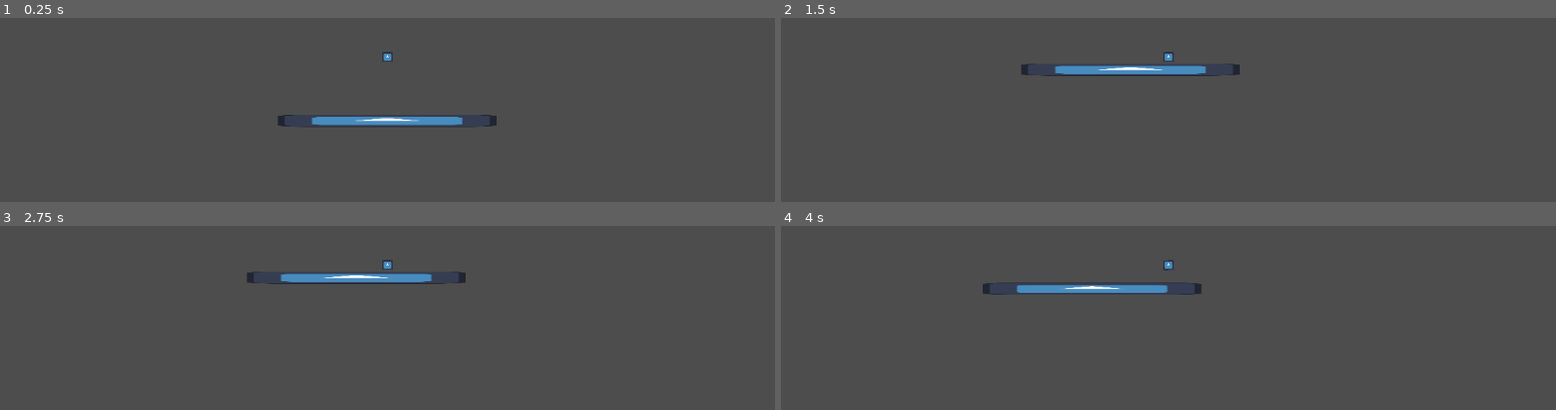
Above: before the commit, frames 1-4 (two rows, left to right).
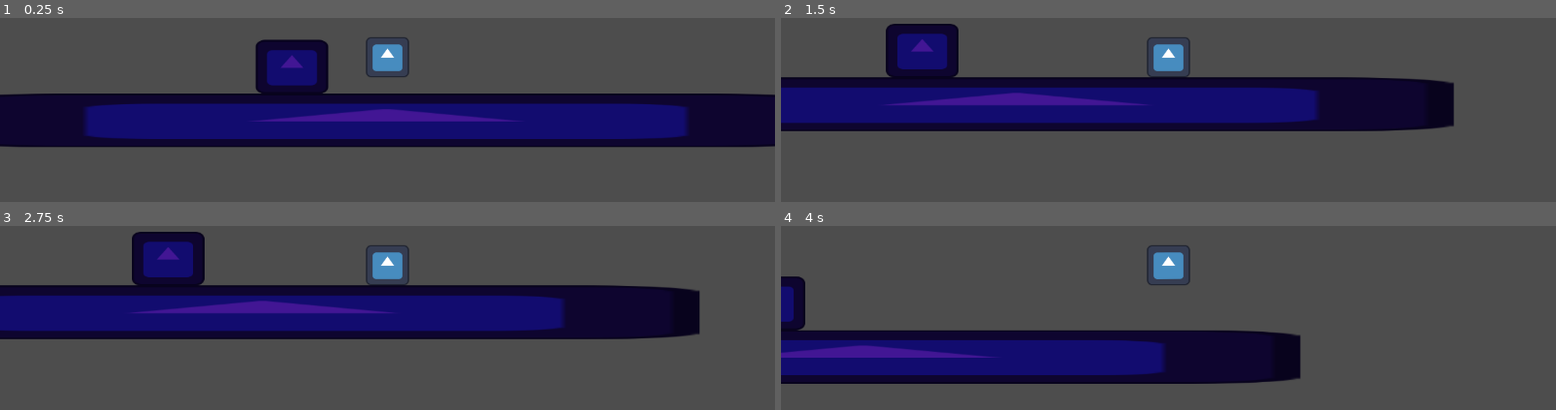
Above: after the commit, the same moments.

Repository: tessapower/ggj-2026
Game: Godot game, scene res://scenes/test_scene.tscn
The game is run twice, just before and just after one commit, with the same random seed, the same clock (stepped at 60 frames per second) and the same inputs. The project has no main scene, so this scene is started directly. The engine's default icon, where the game draws it, is replaced by a stand-in: a white triangle on a blue panel in a dark square.
Inputs:
- Up to frame 1 (0.25 s): no input
- Up to frame 2 (1.5 s): hold D (right) from 0.53 s (still down); tap Space (jump) at 0.77 s
- Up to frame 3 (2.75 s): tap Space (jump) at 1.52 s; release D (right) at 2.03 s; hold A (left) from 2.03 s (still down)
- Up to frame 4 (4 s): release A (left) at 2.78 s; hold D (right) from 2.78 s (still down); tap Space (jump) at 3.02, 3.77 s

The runs differ from the first frame. In frame 1, 32% of the frame differs, in the area x 0-100%, y 10-70%; in frame 2, 30%; in frame 3, 31%; in frame 4, 22%.

Commit message:
A test wall would be nice.

Diff:
--- /dev/null
+++ b/platformer/scenes/test_scene.gd
@@ -0,0 +1,6 @@
+extends Node2D
+
+
+func _unhandled_input(_event: InputEvent) -> void:
+	if Input.is_action_just_pressed(&'ui_cancel'):
+		get_tree().quit()
--- a/platformer/scenes/test_scene.tscn
+++ b/platformer/scenes/test_scene.tscn
@@ -2,27 +2,49 @@
 
 [ext_resource type="PackedScene" uid="uid://dr8ioja5inmsv" path="res://scenes/player/player.tscn" id="1_g7g4h"]
 [ext_resource type="Texture2D" uid="uid://bqjwrbgnbf5tn" path="res://icon.svg" id="1_j8ivh"]
+[ext_resource type="Script" uid="uid://du35lq3f83y68" path="res://scenes/test_scene.gd" id="1_nd71p"]
 
 [sub_resource type="CanvasItemMaterial" id="CanvasItemMaterial_a5oyu"]
 
 [sub_resource type="RectangleShape2D" id="RectangleShape2D_g7g4h"]
 size = Vector2(324, 20)
 
+[sub_resource type="RectangleShape2D" id="RectangleShape2D_nd71p"]
+size = Vector2(28, 20)
+
 [node name="TestScene" type="Node2D" unique_id=2012445406]
+script = ExtResource("1_nd71p")
 
-[node name="StaticBody2D" type="StaticBody2D" parent="." unique_id=1484392368]
+[node name="Floor" type="StaticBody2D" parent="." unique_id=1484392368]
+modulate = Color(0.25955015, 0.08699998, 0.58, 1)
+metadata/_edit_lock_ = true
 
-[node name="CollisionShape2D" type="CollisionShape2D" parent="StaticBody2D" unique_id=1421840506]
+[node name="Sprite2D" type="Sprite2D" parent="Floor" unique_id=529459118]
+position = Vector2(0.5000038, 10)
+scale = Vector2(2.5390625, 0.15625)
+texture = ExtResource("1_j8ivh")
+
+[node name="CollisionShape2D" type="CollisionShape2D" parent="Floor" unique_id=1421840506]
 material = SubResource("CanvasItemMaterial_a5oyu")
 position = Vector2(0, 10)
 shape = SubResource("RectangleShape2D_g7g4h")
 
-[node name="Sprite2D" type="Sprite2D" parent="StaticBody2D" unique_id=529459118]
-position = Vector2(0.5000038, 11)
-scale = Vector2(2.5390625, 0.14062501)
+[node name="SmallWall" type="StaticBody2D" parent="." unique_id=504512273]
+modulate = Color(0.25955015, 0.08699998, 0.58, 1)
+position = Vector2(-35, -20)
+
+[node name="Sprite2D" type="Sprite2D" parent="SmallWall" unique_id=1269091575]
+position = Vector2(0.5000038, 10)
+scale = Vector2(0.21093747, 0.15625)
 texture = ExtResource("1_j8ivh")
 
+[node name="CollisionShape2D" type="CollisionShape2D" parent="SmallWall" unique_id=1465868823]
+material = SubResource("CanvasItemMaterial_a5oyu")
+position = Vector2(0, 10)
+shape = SubResource("RectangleShape2D_nd71p")
+
 [node name="Player" parent="." unique_id=2139937865 instance=ExtResource("1_g7g4h")]
-position = Vector2(1, -102)
+position = Vector2(1, -32)
 
 [node name="Camera2D" type="Camera2D" parent="Player" unique_id=1209560296]
+zoom = Vector2(4, 4)
Not shown, added: platformer/scenes/test_scene.gd.uid
